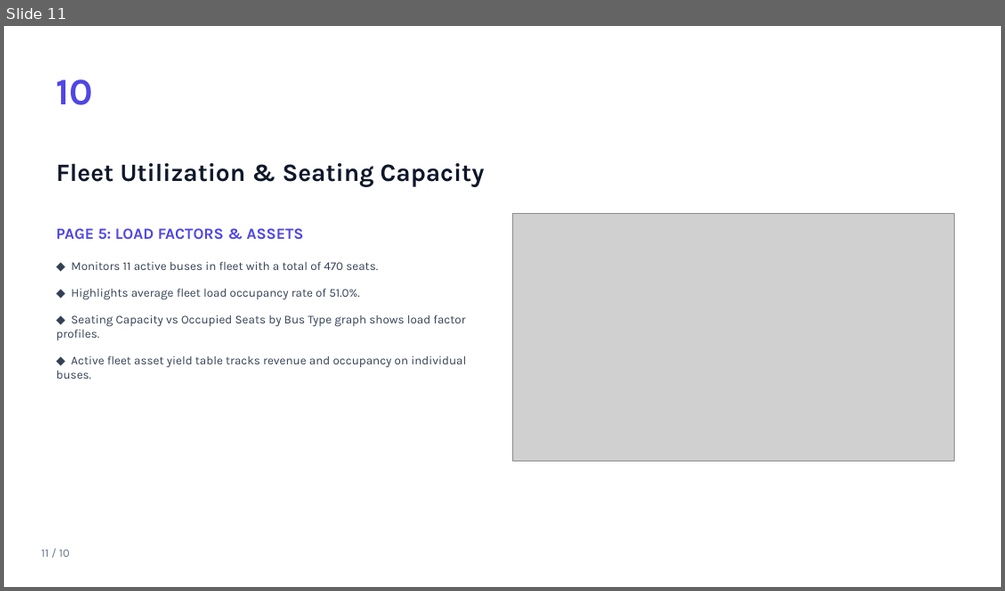
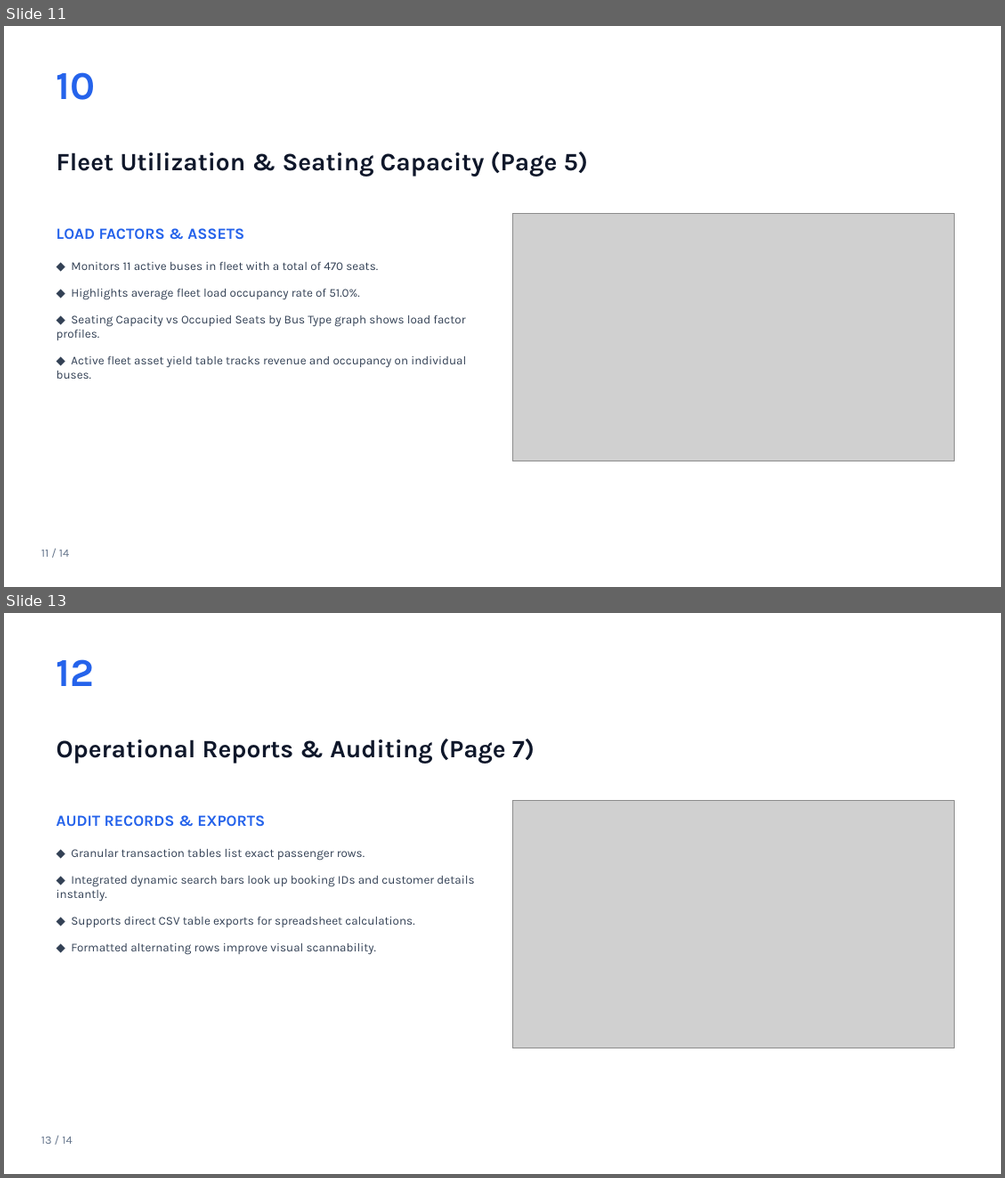
Before and after one commit to SHETYGURU/Revature-Bus-Booking-Analytical-System-, a slide deck: Bus Booking Analytics System (PowerBI)/documents/Bus_Booking_Analytics_PowerBI_light.pptx. Shown one above the other, each under a label of ours: slide 11 before the commit, slides 11 and 13 after it; the slides between them are not shown. The pictures are 1005x591 and 1005x1178 pixels, drawn with LibreOffice and Linux fonts; fonts in the diff are those of the drawing; grey boxes stand for pictures. Boxes give left, top, right and bottom in pixels: in the first picture for what was removed or moved away, otherwise in the second. Text is boxed around its words. In the diff, an @@ line names an element or a change of style, - is before the commit and + after.

```diff
--- a/Bus Booking Analytics System (PowerBI)/documents/Bus_Booking_Analytics_PowerBI_light.pptx
+++ b/Bus Booking Analytics System (PowerBI)/documents/Bus_Booking_Analytics_PowerBI_light.pptx
@@ slide 13 added at box(4, 613, 1001, 1174), background #FFFFFF @@
@@ text added at box(57, 659, 95, 686), 38 pt, text #2563EB, bold @@
+12
@@ text added at box(57, 738, 534, 763), 24 pt, text #0F172A, bold @@
+Operational Reports & Auditing (Page 7)
@@ text added at box(57, 815, 474, 955), 11.5 pt, text #334155 @@
+AUDIT RECORDS & EXPORTS
+◆ Granular transaction tables list exact passenger rows.
+◆ Integrated dynamic search bars look up booking IDs and customer details instantly.
+◆ Supports direct CSV table exports for spreadsheet calculations.
+◆ Formatted alternating rows improve visual scannability.
@@ picture added at box(512, 800, 954, 1048) @@
@@ text added at box(41, 1136, 72, 1143), 11 pt, text #64748B @@
+13 / 14
@@ slide 11 changed as well @@
@@ text "10": place and size @@
-text "10" at box(57, 79, 94, 105)
+text "10" at box(57, 72, 96, 100)
@@ text "10" at box(57, 72, 96, 100): size 36 to 38 pt, text colour #4F46E5 to #2563EB @@
@@ text at box(57, 151, 588, 176): text changed @@
-Fleet Utilization & Seating Capacity
+Fleet Utilization & Seating Capacity (Page 5)
@@ text at box(57, 228, 244, 240): text changed; text colour #4F46E5 to #2563EB @@
-PAGE 5: LOAD FACTORS & ASSETS
+LOAD FACTORS & ASSETS
@@ text at box(41, 549, 69, 556): text changed @@
-11 / 10
+11 / 14
```
Also in this commit, not shown: 10 other slides changed, 3 other slides added, 2 slides removed.
